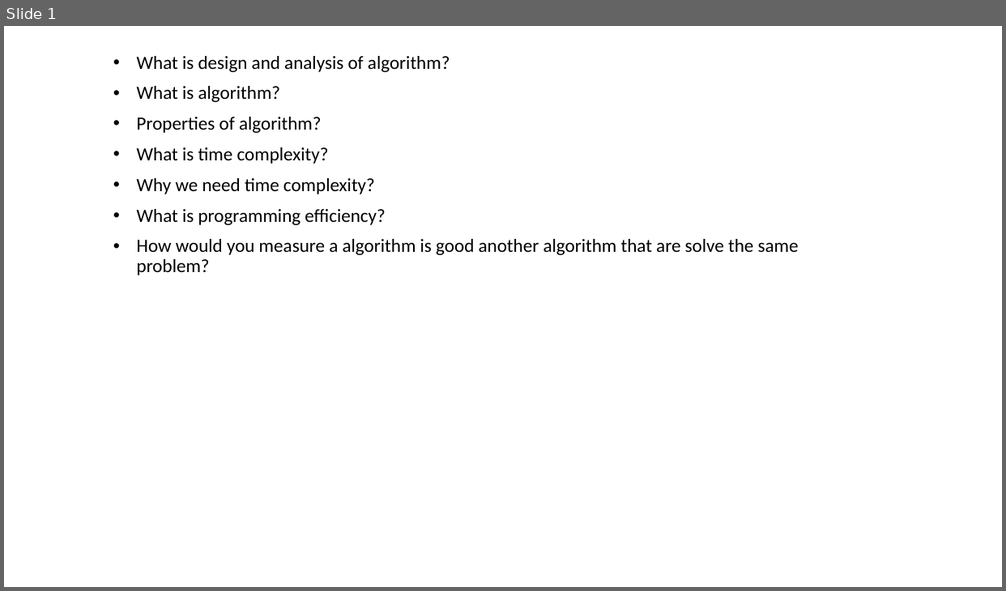
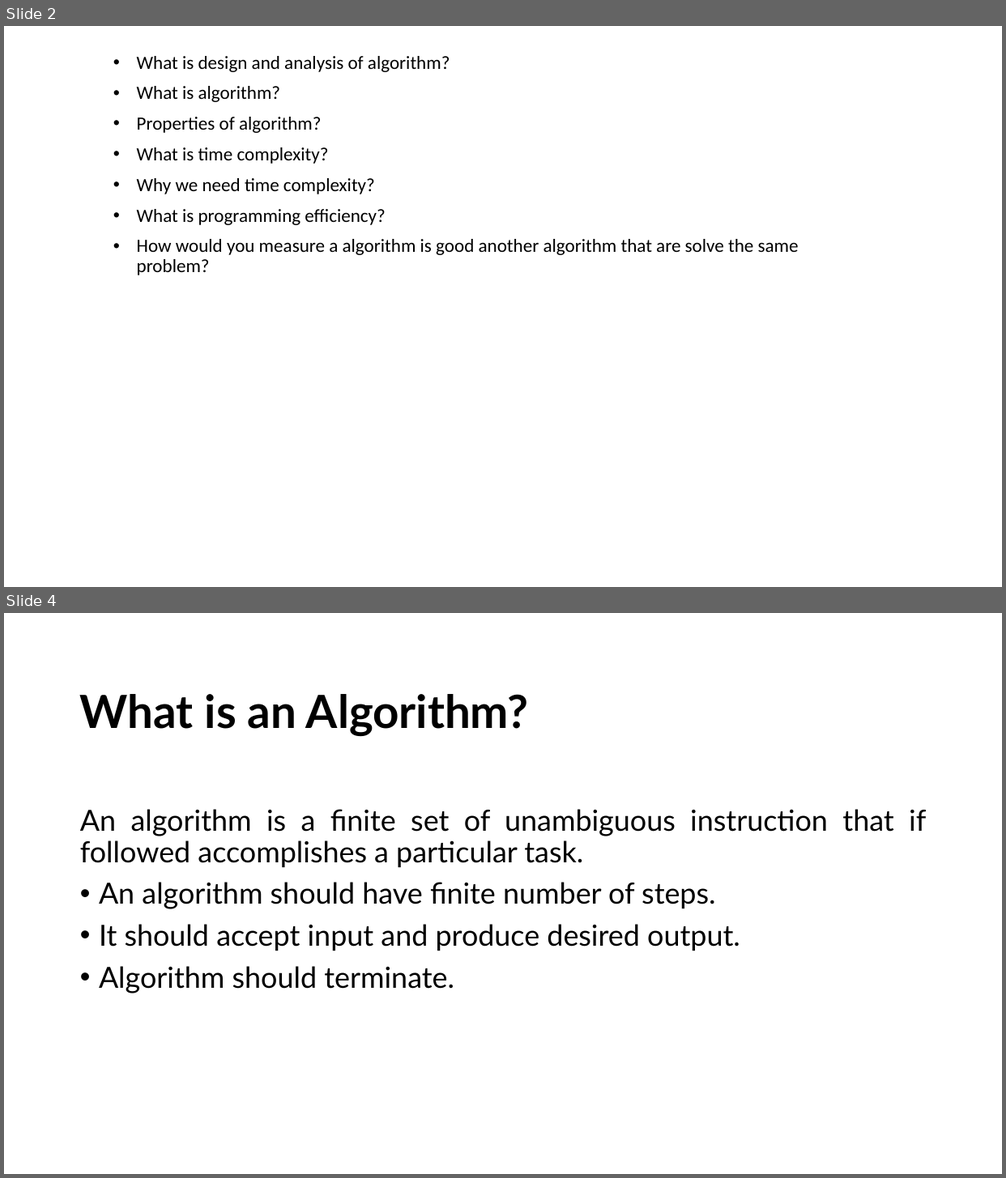
Before and after one commit to alaminbhuyan/DSA-In-Python, a slide deck: Design & Analysis Of Algorithm PDF/DAA.pptx. Shown one above the other, each under a label of ours: slide 1 before the commit, slides 2 and 4 after it; the slides between them are not shown. The pictures are 1006x591 and 1006x1178 pixels, drawn with LibreOffice and Linux fonts; fonts in the diff are those of the drawing. Boxes give left, top, right and bottom in pixels: in the first picture for what was removed or moved away, otherwise in the second. Text is boxed around its words. In the diff, an @@ line names an element or a change of style, - is before the commit and + after.

```diff
--- a/Design & Analysis Of Algorithm PDF/DAA.pptx
+++ b/Design & Analysis Of Algorithm PDF/DAA.pptx
@@ slide 4 added at bbox=[4, 613, 1002, 1174], background #FFFFFF @@
@@ title added at bbox=[80, 694, 529, 737], 44 pt, text #000000, bold @@
+What is an Algorithm?
@@ text added at bbox=[80, 809, 926, 994], 28 pt, text #000000 @@
+An algorithm is a finite set of unambiguous instruction that if followed accomplishes a particular task.
+• An algorithm should have finite number of steps.
+• It should accept input and produce desired output.
+• Algorithm should terminate.
@@ what was slide 1 is now slide 2 @@
```
Also in this commit, not shown: 5 other slides added, 1 other file.
